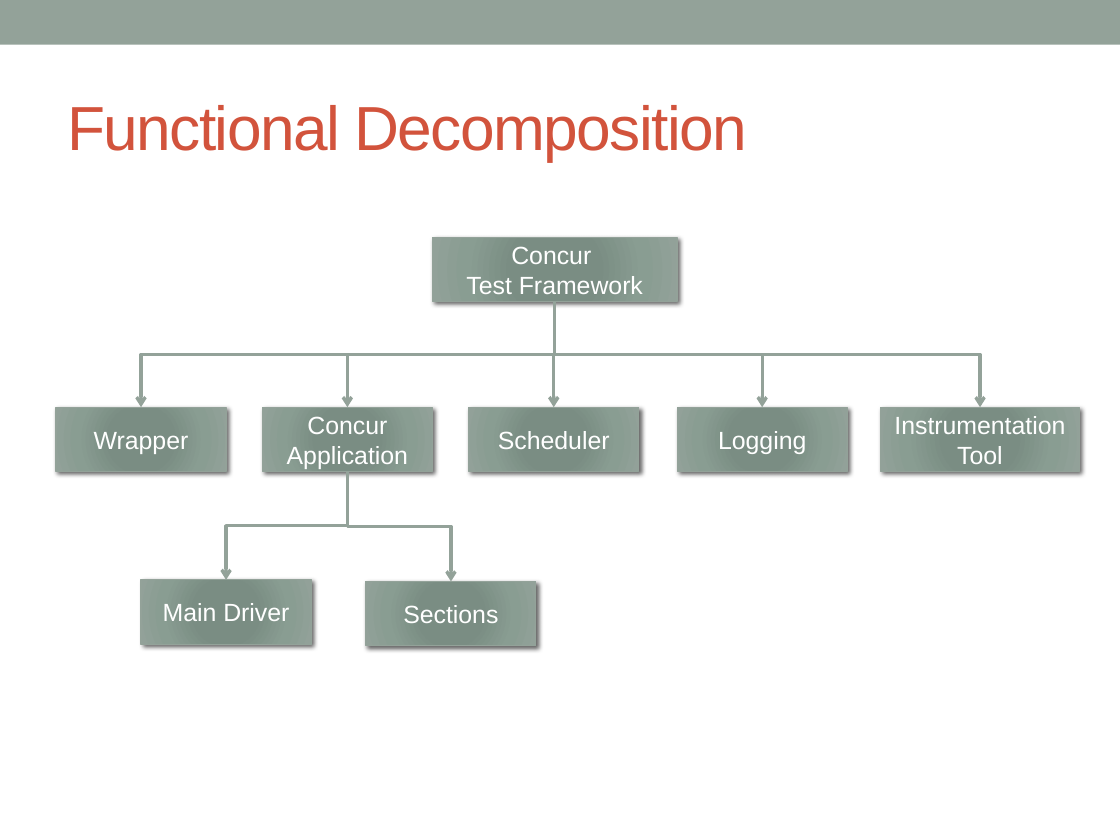
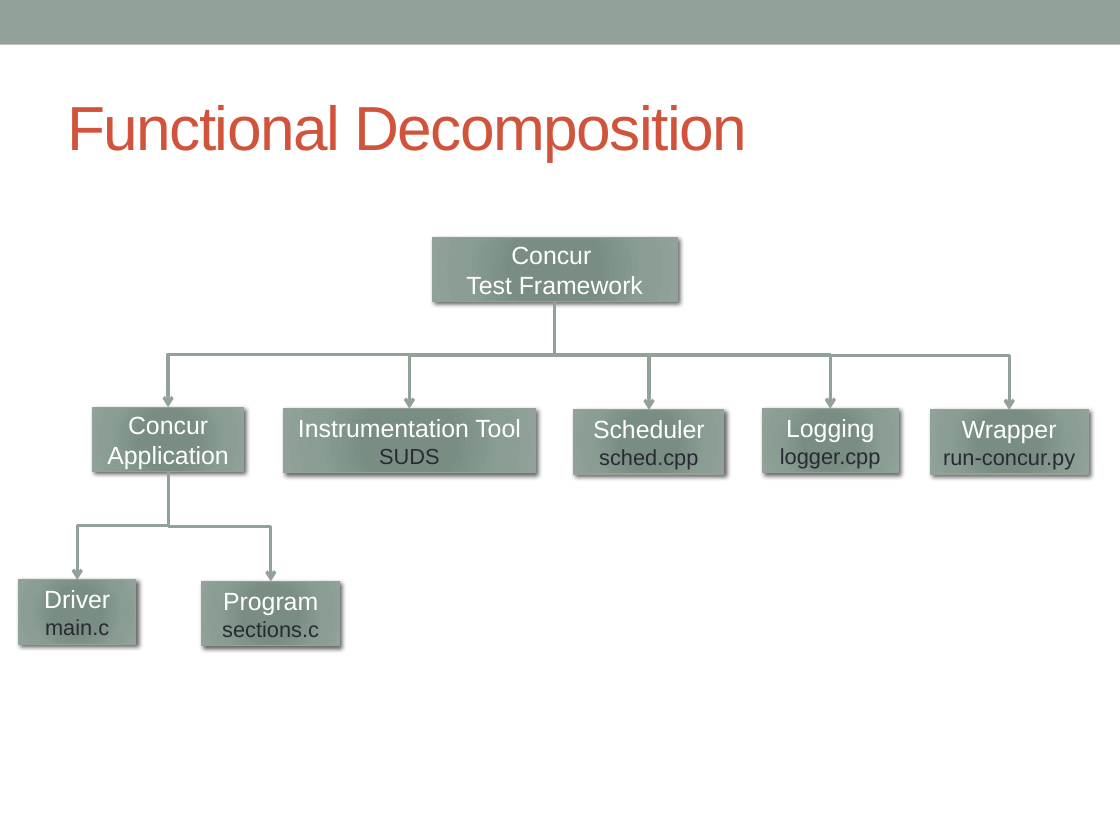
Before and after one commit to concurTestFramework/concurTestFramework, a slide deck: slide 7 of Documents/Concur_Presentation.pptx (slide 9 before the commit). Drawn at 1120x840 pixels with LibreOffice and Linux fonts; fonts in the diff are those of the drawing. Boxes give left, top, right and bottom in pixels: in the first picture for what was removed or moved away, otherwise in the second. Text is boxed around its words. In the diff, an @@ line names an element or a change of style, - is before the commit and + after.

```diff
--- a/Documents/Concur_Presentation.pptx
+++ b/Documents/Concur_Presentation.pptx
@@ elbow arrow moved from (554, 301) - (347, 408) to (554, 301) - (168, 408) @@
@@ elbow arrow moved from (554, 301) - (980, 408) to (554, 301) - (410, 409) @@
@@ elbow arrow moved from (554, 301) - (763, 408) to (554, 301) - (830, 409) @@
@@ elbow arrow moved from (554, 301) - (553, 408) to (554, 301) - (648, 410) @@
@@ elbow arrow moved from (554, 301) - (141, 408) to (554, 301) - (1009, 410) @@
@@ rectangle "Concur Application": place and size @@
-rectangle "Concur Application" at [262, 408, 432, 472]
+rectangle "Concur Application" at [93, 408, 244, 472]
@@ rectangle "Instrumentation Tool": place and size @@
-rectangle "Instrumentation Tool" at [880, 408, 1080, 472]
+rectangle "Instrumentation Tool" at [283, 409, 535, 473]
@@ rectangle "Scheduler": place and size @@
-rectangle "Scheduler" at [469, 408, 640, 472]
+rectangle "Scheduler" at [573, 410, 724, 474]
@@ rectangle "Logging": place and size @@
-rectangle "Logging" at [678, 408, 848, 472]
+rectangle "Logging" at [763, 409, 898, 473]
@@ rectangle "Wrapper": place and size @@
-rectangle "Wrapper" at [56, 408, 226, 472]
+rectangle "Wrapper" at [931, 410, 1089, 474]
@@ text in rectangle at [379, 449, 440, 464]: paragraph added @@
+SUDS
@@ text in rectangle at [599, 449, 698, 470]: paragraph added @@
+sched.cpp
@@ text in rectangle at [780, 448, 881, 469]: paragraph added @@
+logger.cpp
@@ elbow arrow moved from (347, 472) - (226, 580) to (168, 472) - (77, 580) @@
@@ elbow arrow moved from (347, 472) - (451, 581) to (168, 472) - (271, 581) @@
@@ text in rectangle at [943, 453, 1075, 470]: paragraph added @@
+run-concur.py
@@ rectangle "Driver": place and size @@
-rectangle "Driver" at [141, 580, 311, 644]
+rectangle "Driver" at [19, 580, 137, 644]
@@ text in rectangle at [44, 590, 110, 635]: text changed @@
-Main Driver
+Driver
+main.c
@@ rectangle "Program": place and size @@
-rectangle "Program" at [366, 581, 536, 645]
+rectangle "Program" at [202, 581, 339, 645]
@@ text in rectangle at [222, 593, 319, 637]: text changed; size 16 to 14 pt; text colour #FFFFFF to #292934 @@
-Sections
+Program
+sections.c
```
Also in this commit, not shown: 10 other slides changed, 9 slides added, 4 slides removed.
